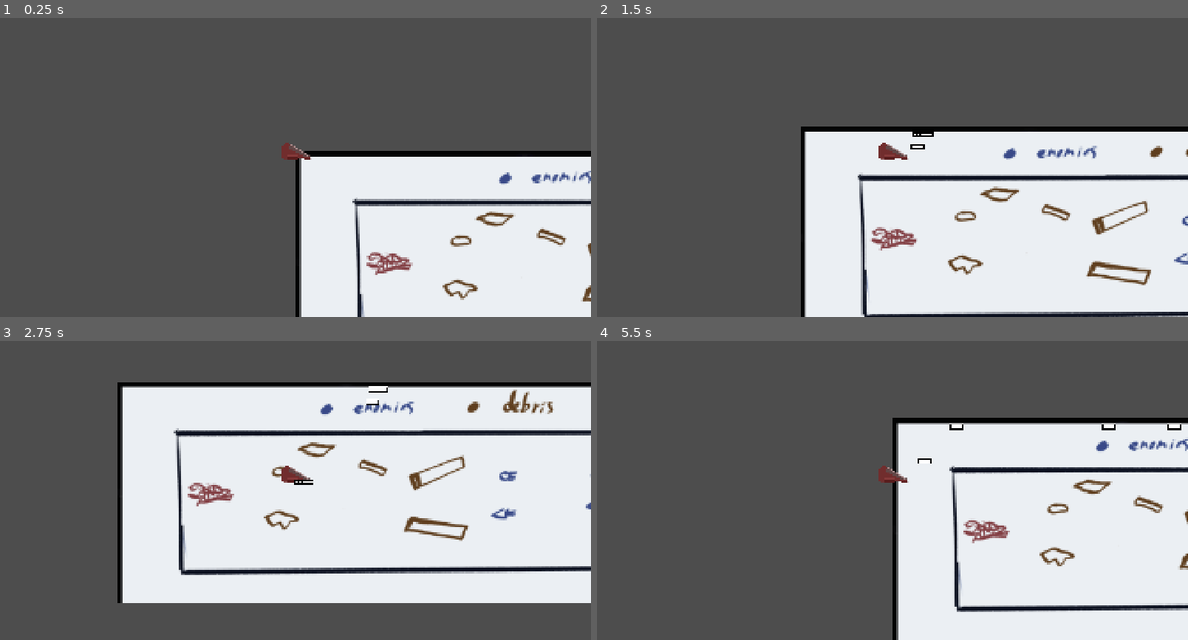
Above: before the commit, frames 1-4 (two rows, left to right).
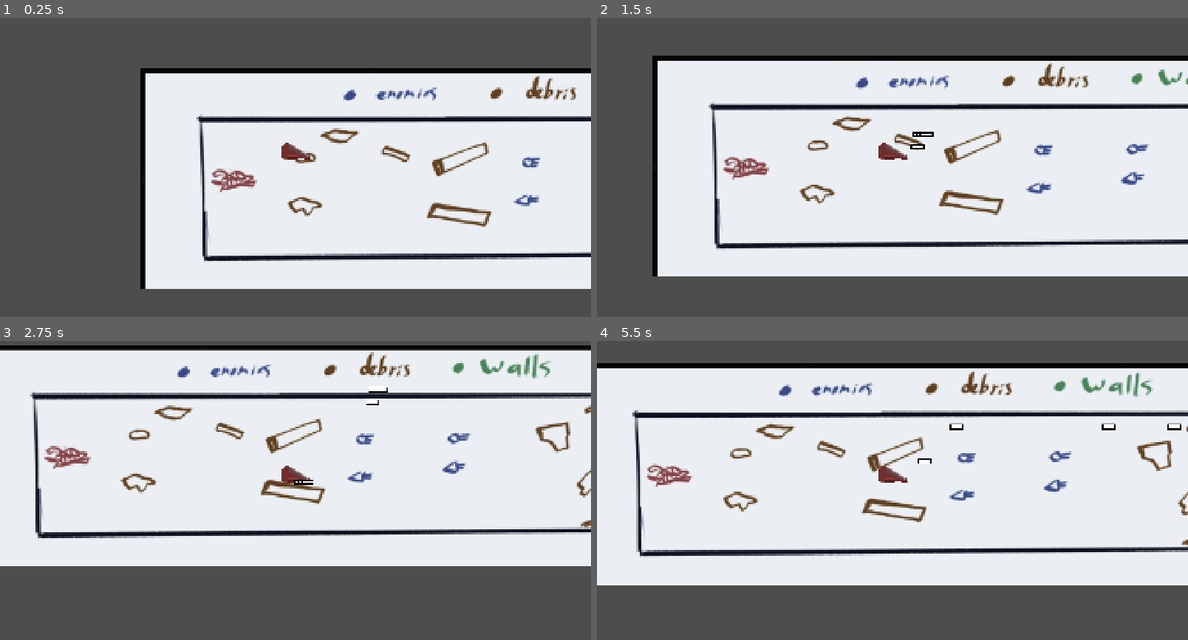
Above: after the commit, the same moments.

Repository: ShadeDepeche/scav-spacies
Game: Godot game, scene res://scenes/main.tscn
Same seed, same stepped clock (60 frames per second), same inputs: the game is played once before the commit and once after it.
Inputs:
- Up to frame 1 (0.25 s): no input
- Up to frame 2 (1.5 s): hold Right (move_right) 0.53-1.28 s; hold Z (shoot) 0.53-1.28 s; hold Down (move_down) from 1.28 s (still down); tap Z (shoot) at 1.35 s
- Up to frame 3 (2.75 s): release Down (move_down) at 2.03 s; hold Right (move_right) from 2.03 s (still down); hold Z (shoot) from 2.03 s (still down)
- Up to frame 4 (5.5 s): release Right (move_right) at 2.78 s; release Z (shoot) at 2.78 s; hold Up (move_up) 2.78-3.53 s; tap Z (shoot) at 2.85, 4.35 s; hold Z (shoot) 3.53-4.28 s; hold Left (move_left) 3.53-5.03 s; hold Down (move_down) from 5.03 s (still down); hold Z (shoot) from 5.03 s (still down)

The runs differ from the first frame. In frame 1, 43% of the frame differs, in the area x 23-100%, y 16-100%; in frame 2, 50%; in frame 3, 45%; in frame 4, 61%, in the area x 0-100%, y 7-100%.

Commit message:
Implemented scrolling

Diff:
--- a/scenes/Level.tscn
+++ /dev/null
@@ -1,15 +0,0 @@
-[gd_scene load_steps=2 format=3 uid="uid://b1x5xkgvksg3a"]
-
-[ext_resource type="Texture2D" uid="uid://cp3ytelexhr36" path="res://art/Proto-Level.png" id="1_uhqny"]
-
-[node name="Level" type="CanvasLayer"]
-
-[node name="Level Background" type="ParallaxBackground" parent="."]
-scroll_offset = Vector2(1, 0)
-
-[node name="Level 1" type="ParallaxLayer" parent="Level Background"]
-
-[node name="Sprite2D" type="Sprite2D" parent="Level Background/Level 1"]
-position = Vector2(1219.74, 359.665)
-scale = Vector2(3.70179, 3.38653)
-texture = ExtResource("1_uhqny")
--- /dev/null
+++ b/scenes/levels/Level.tscn
@@ -0,0 +1,17 @@
+[gd_scene load_steps=3 format=3 uid="uid://b1x5xkgvksg3a"]
+
+[ext_resource type="Script" uid="uid://csk0c7cq1dho7" path="res://scripts/level_1.gd" id="1_k3rtj"]
+[ext_resource type="Texture2D" uid="uid://cp3ytelexhr36" path="res://art/Proto-Level.png" id="2_p0fye"]
+
+[node name="Level" type="CanvasLayer"]
+
+[node name="Level Background" type="ParallaxBackground" parent="."]
+
+[node name="Level 1" type="ParallaxLayer" parent="Level Background"]
+motion_scale = Vector2(0.5, 0.5)
+script = ExtResource("1_k3rtj")
+
+[node name="Sprite2D" type="Sprite2D" parent="Level Background/Level 1"]
+position = Vector2(1219.74, 359.665)
+scale = Vector2(3.70179, 3.38653)
+texture = ExtResource("2_p0fye")
--- /dev/null
+++ b/scripts/level_1.gd
@@ -0,0 +1,6 @@
+extends ParallaxLayer
+
+var scrolling_speed = 1000
+
+func _process(delta):
+	motion_offset.x -= scrolling_speed * delta * 0.1
--- a/scripts/main.gd
+++ b/scripts/main.gd
@@ -5,7 +5,7 @@
 
 func _ready():
 	Ship = load("res://scenes/Ship.tscn")
-	Level = load("res://scenes/Level.tscn")
+	Level = load("res://scenes/levels/Level.tscn")
 	start_game()
 
 func start_game():
Not shown, added: art/debris/Debris_Large_1.png.import
Not shown, added: art/debris/Debris_Small_1.png.import
Not shown, added: art/debris/Debris_Small_2.png.import
Not shown, added: art/debris/Debris_Small_3.png.import
Not shown, added: scripts/level_1.gd.uid
